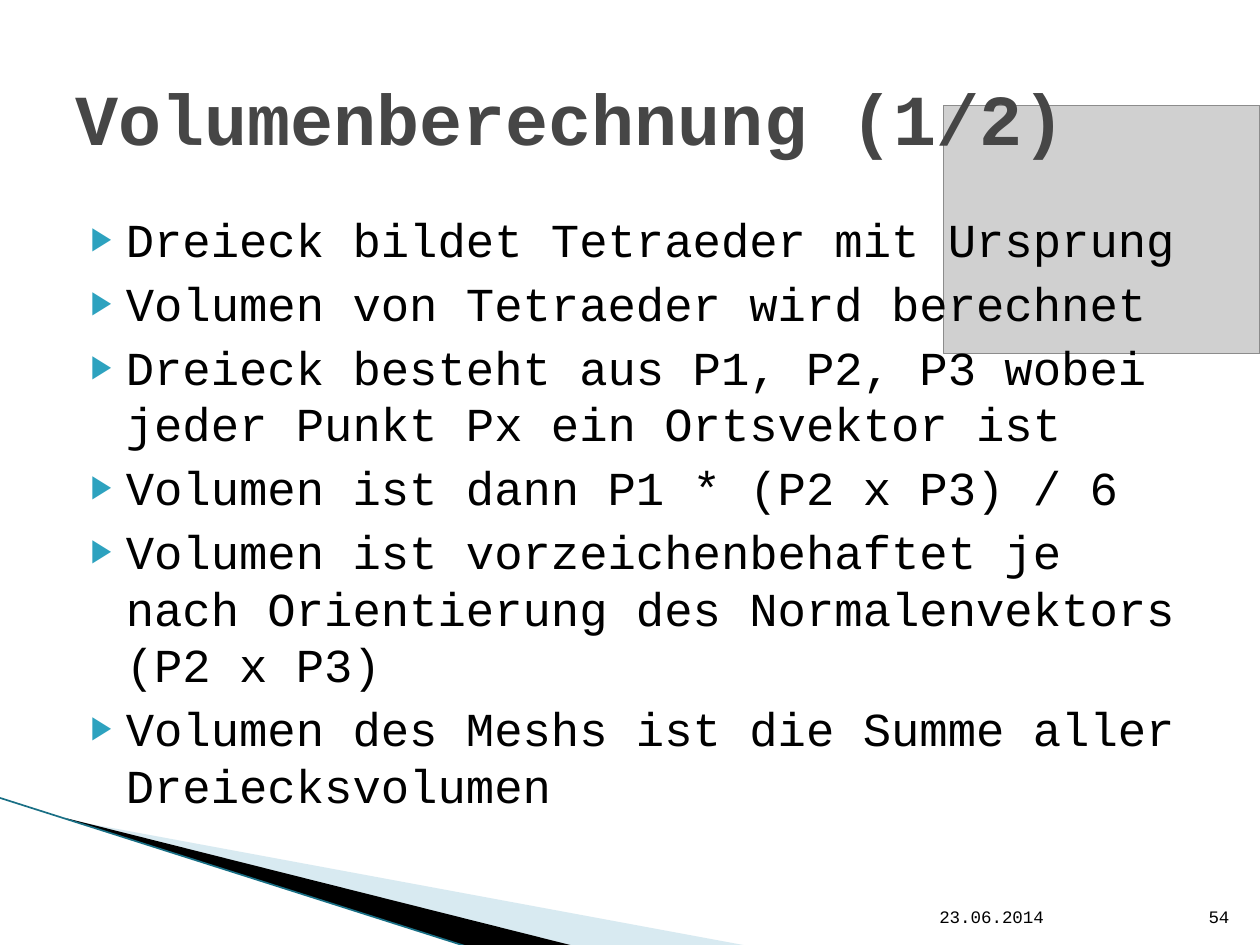
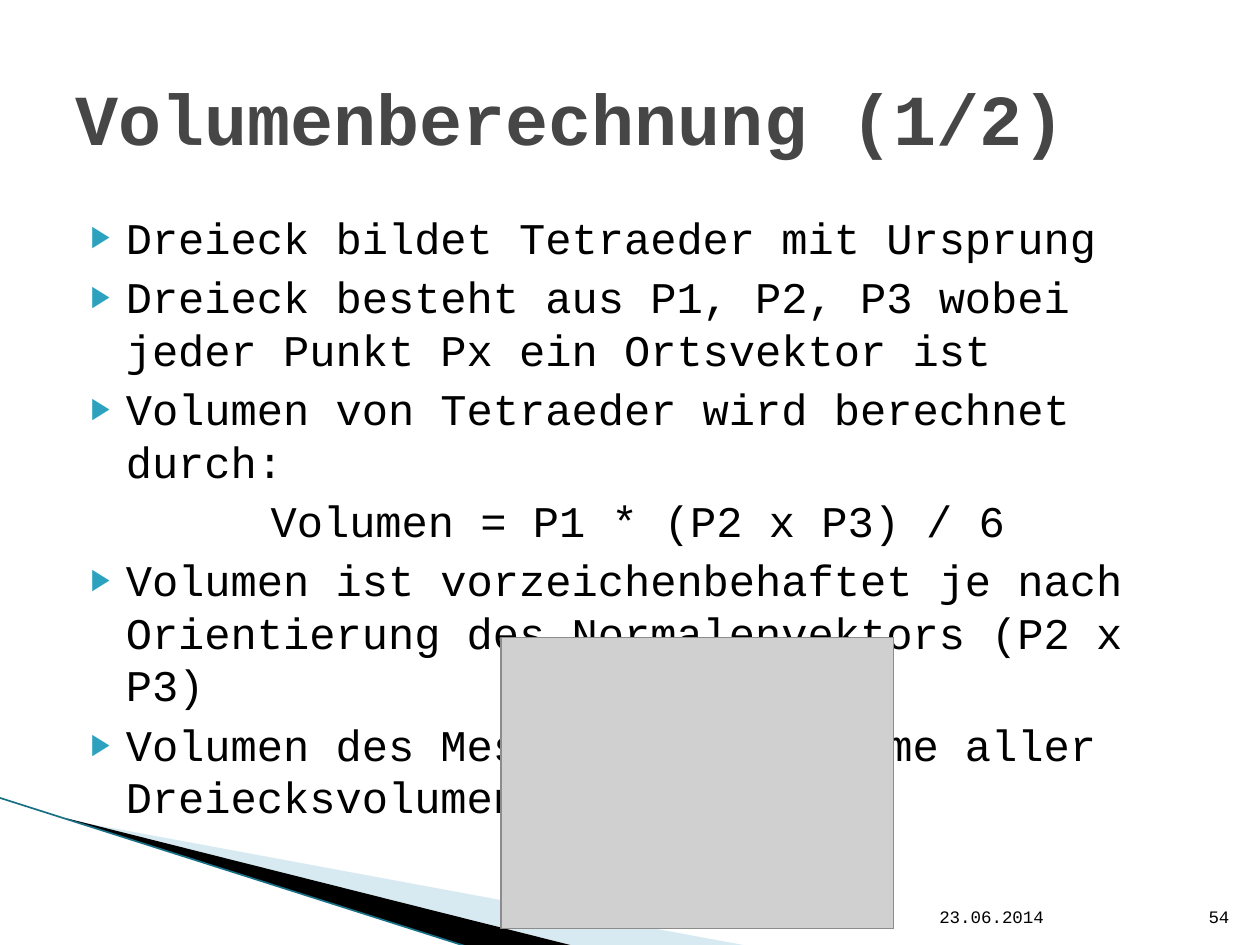
Before and after one commit to hft-swp/stuff, a slide deck: slide 54 of doku/präsentation nicht komplett/vCity-Präsentation.pptx. Drawn at 1260x945 pixels with LibreOffice and Linux fonts; fonts in the diff are those of the drawing; grey boxes stand for pictures; background and template pictures are left out. Boxes give left, top, right and bottom in pixels: in the first picture for what was removed or moved away, otherwise in the second. Text is boxed around its words. In the diff, an @@ line names an element or a change of style, - is before the commit and + after.

Commit message:
new images

```diff
--- a/doku/präsentation nicht komplett/vCity-Präsentation.pptx
+++ b/doku/präsentation nicht komplett/vCity-Präsentation.pptx
@@ picture removed at <box>944,106,1260,354</box> @@
@@ text at <box>126,223,1122,826</box>: size 27 to 25 pt in "Dreieck bildet Tetraeder mit Ursprung", "Dreieck besteht aus P1, P2, P3 wobei ...", "Volumen ist vorzeichenbehaftet je nach Orientierung des ...", "Volumen des Meshs ist die Summe aller ..." @@
@@ text at <box>126,287,1146,335</box>: paragraph removed @@
-▶ Volumen von Tetraeder wird berechnet
@@ text at <box>126,394,1070,546</box>: text changed; size 27 to 25 pt @@
-▶ Volumen ist dann P1 * (P2 x P3) / 6
+▶ Volumen von Tetraeder wird berechnet durch:
+Volumen = P1 * (P2 x P3) / 6
@@ picture added at <box>501,638,895,930</box> @@
```
Also in this commit, not shown: 4 other slides changed.
